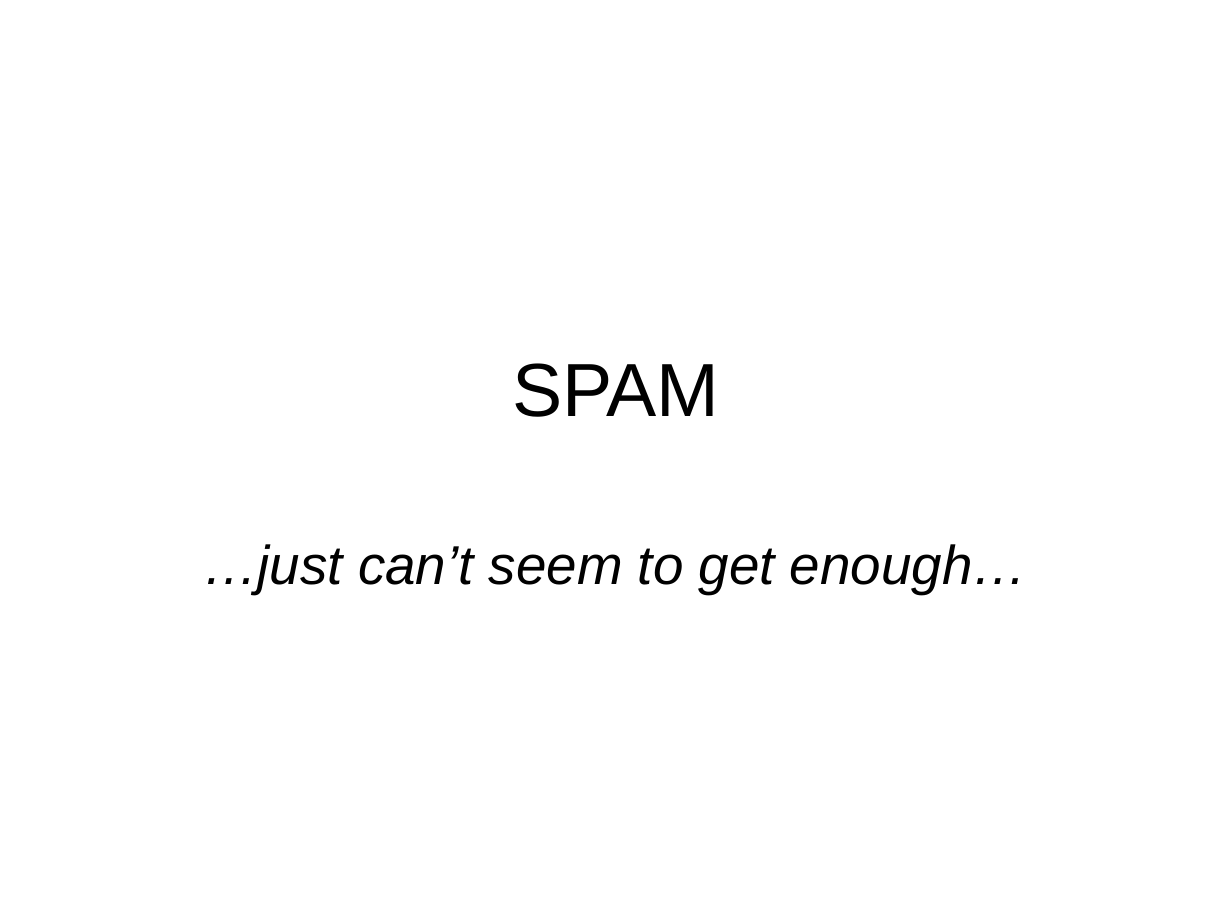
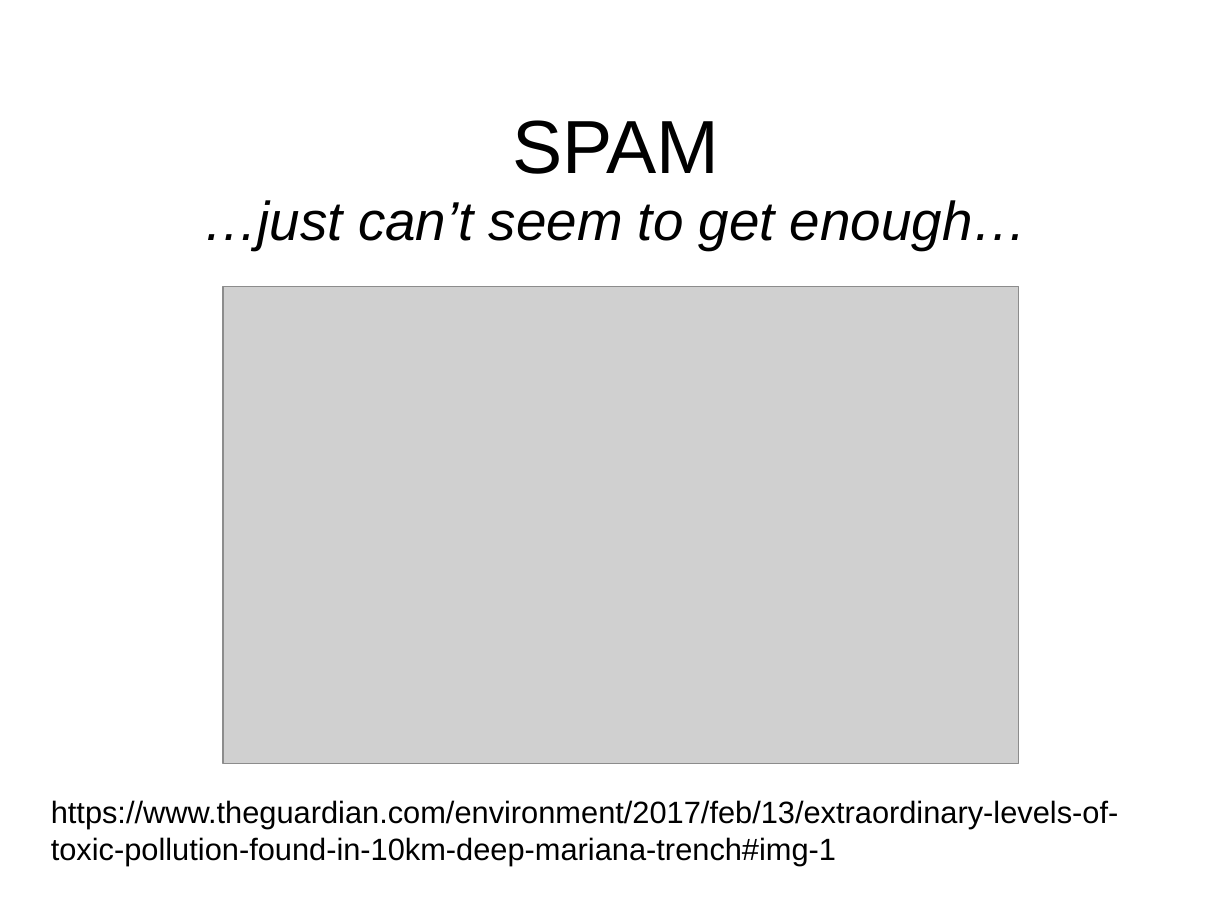
Before and after one commit to sftcd/cs7053, a slide deck: slide 1 of 2016lectures/04-spam.ppt. Drawn at 1232x924 pixels with LibreOffice and Linux fonts; fonts in the diff are those of the drawing; grey boxes stand for pictures. Boxes give left, top, right and bottom in pixels: in the first picture for what was removed or moved away, otherwise in the second. Text is boxed around its words. In the diff, an @@ line names an element or a change of style, - is before the commit and + after.

```diff
--- a/2016lectures/04-spam.ppt
+++ b/2016lectures/04-spam.ppt
@@ title "SPAM": place and size @@
-title "SPAM" at [512,363,720,417]
+title "SPAM" at [512,120,720,174]
@@ subtitle "…just can’t seem to get ...": place and size @@
-subtitle "…just can’t seem to get ..." at [203,544,1027,594]
+subtitle "…just can’t seem to get ..." at [203,200,1027,250]
@@ picture added at [223,286,1019,764] @@
@@ text added at [51,800,1119,866], 18 pt, text #000000 @@
+https://www.theguardian.com/environment/2017/feb/13/extraordinary-levels-of-toxic-pollution-found-in-10km-deep-mariana-trench#img-1
```
Also in this commit, not shown: 12 other slides changed, 1 slide added, 1 other file.
